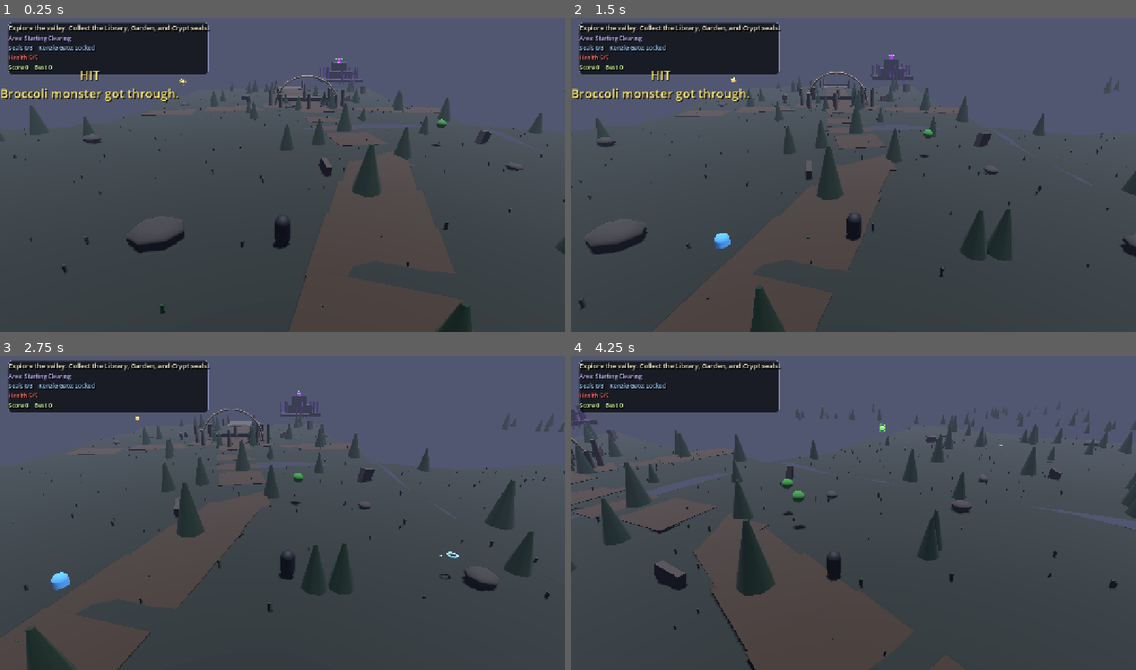
Above: before the commit, frames 1-4 (two rows, left to right).
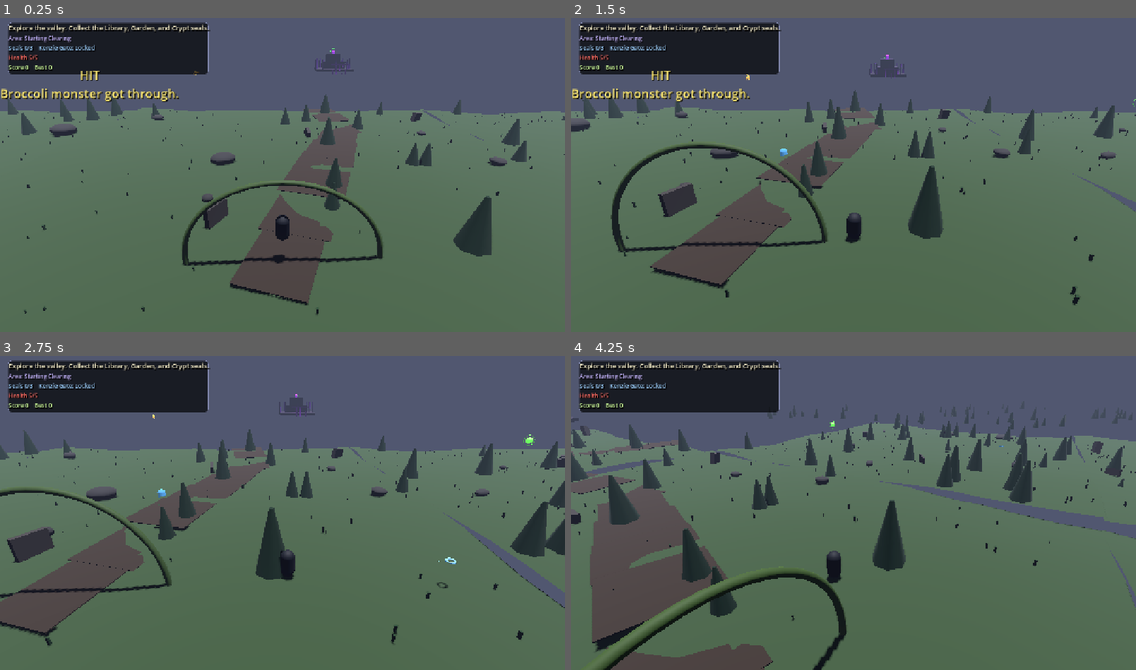
Above: after the commit, the same moments.

Repository: jfeldman9-rgb/RileyDungeonMaster
Game: Godot game, scene res://scenes/open_world_prototype.tscn
The game is run twice, just before and just after one commit, with the same random seed, the same clock (stepped at 60 frames per second) and the same inputs.
Inputs (mouse positions are in pixels of both pictures, inside the frame that each line leads up to):
- Up to frame 1 (0.25 s): no input
- Up to frame 2 (1.5 s): tap Enter (ui_accept) at 0.5, 0.77 s; move the mouse to (977, 156) at 0.52 s; hold D (move_right) 0.53-1.25 s; hold Shift (dash) 0.53-1.25 s; click (977, 156) at 0.67 s; drag from (740, 187) to (825, 237) at 1.27 s
- Up to frame 3 (2.75 s): move the mouse to (339, 440) at 2.02 s; hold D (move_right) from 2.03 s (still down); hold F (throw_star) from 2.03 s (still down)
- Up to frame 4 (4.25 s): release D (move_right) at 2.75 s; release F (throw_star) at 2.75 s; drag from (825, 575) to (684, 462) at 2.77 s; move the mouse to (1023, 560) at 3.52 s; hold A (move_left) from 3.53 s (still down); hold E from 3.53 s (still down); tap Enter (ui_accept) at 3.77 s

The runs differ from the first frame. In frame 1, 66% of the frame differs, in the area x 0-100%, y 9-100%; in frame 2, 66%, in the area x 0-100%, y 11-100%; in frame 3, 66%; in frame 4, 66%.

Commit message:
Fix modular prototype first-screen visibility

Diff:
--- a/scenes/open_world_prototype.tscn
+++ b/scenes/open_world_prototype.tscn
@@ -48,6 +48,7 @@
 light_energy = 0.32
 
 [node name="RileyPlayer" parent="." instance=ExtResource("1_player")]
+position = Vector3(0, 2.5, 14)
 
 [node name="World" type="Node3D" parent="."]
 script = ExtResource("2_world")
--- a/scripts/camera_rig.gd
+++ b/scripts/camera_rig.gd
@@ -18,6 +18,13 @@
 func _ready() -> void:
 	target = get_node_or_null(target_path) as Node3D
 	camera = find_child("Camera3D", true, false) as Camera3D
+	if target and camera:
+		var forward := Vector3(sin(yaw), 0.0, -cos(yaw)).normalized()
+		var portrait := get_viewport().get_visible_rect().size.y > get_viewport().get_visible_rect().size.x
+		var distance := follow_distance + (portrait_distance_bonus if portrait else 0.0)
+		var height := follow_height + (portrait_height_bonus if portrait else 0.0)
+		global_position = target.global_position - forward * distance + Vector3.UP * height
+		camera.look_at(target.global_position + forward * look_ahead + Vector3.UP)
 
 
 func _process(delta: float) -> void:
--- a/scripts/world_chunk.gd
+++ b/scripts/world_chunk.gd
@@ -64,7 +64,7 @@
 func _build_terrain() -> void:
 	var terrain := MeshInstance3D.new()
 	terrain.mesh = _make_terrain_mesh()
-	terrain.material_override = _make_material(Color(0.055, 0.095, 0.06), 0.9)
+	terrain.material_override = _make_material(Color(0.18, 0.28, 0.13), 0.9)
 	add_child(terrain)
 	terrain.create_trimesh_collision()
 
